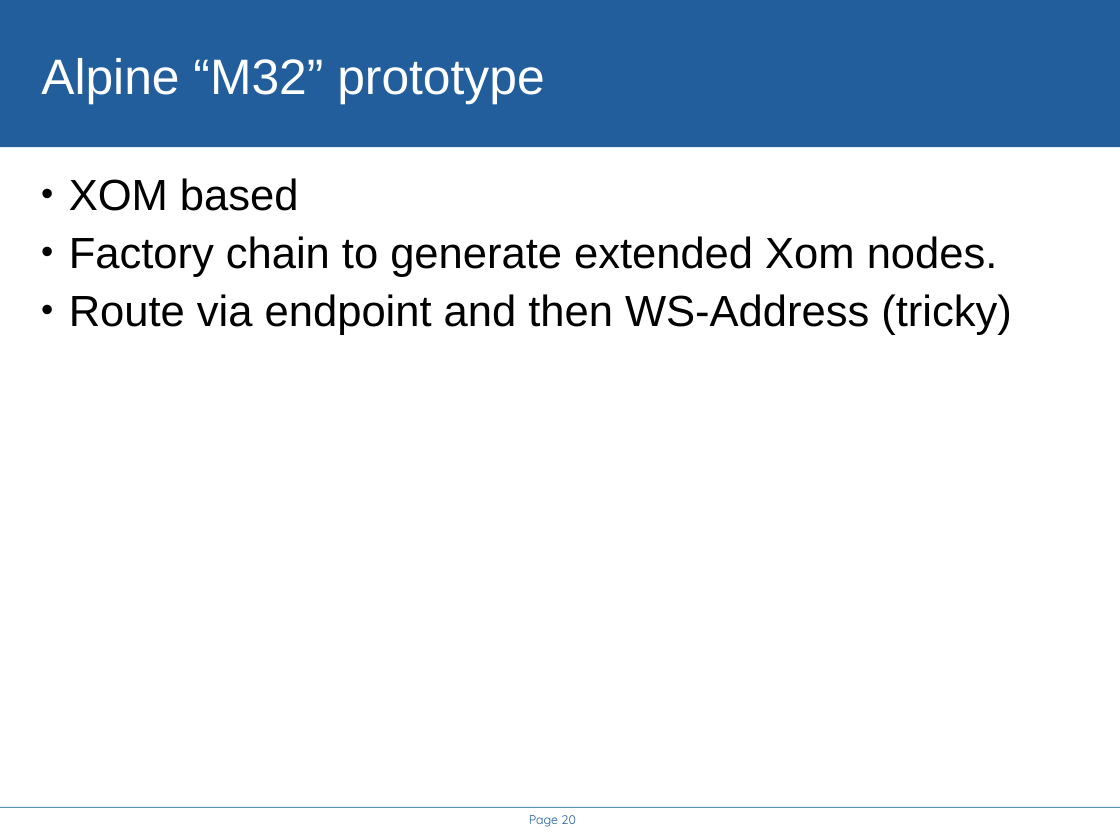
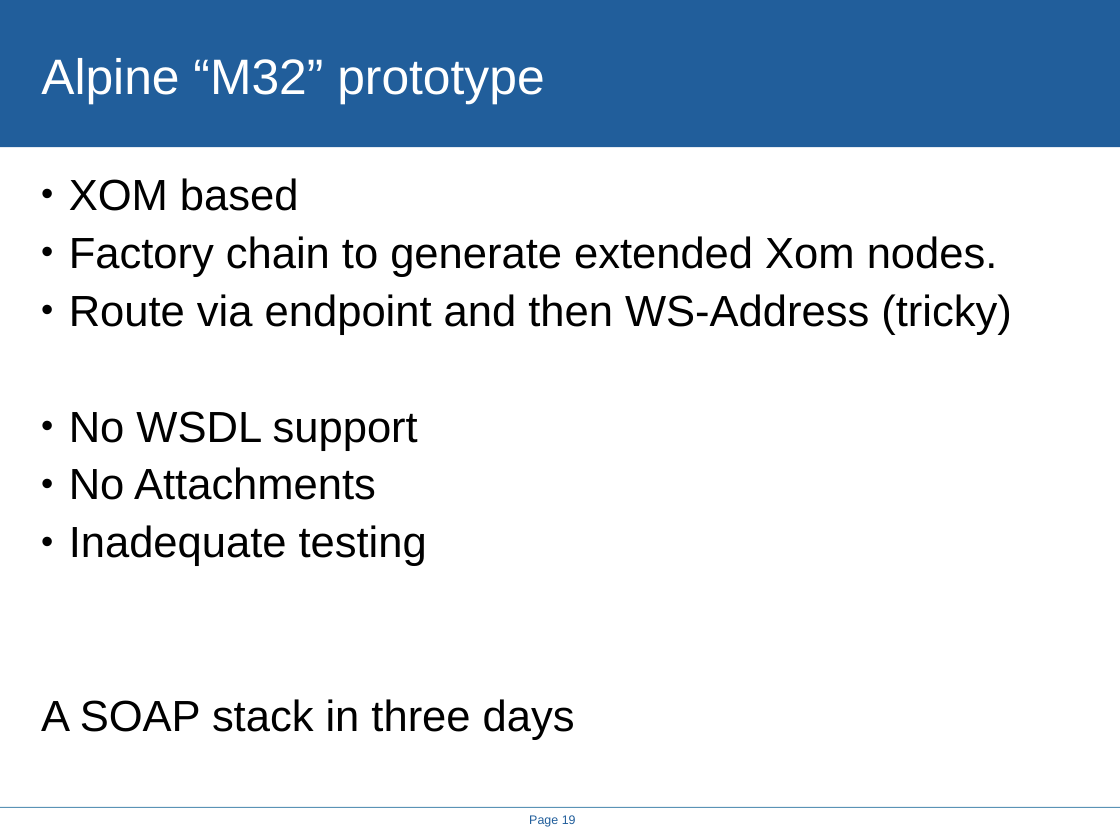
Before and after one commit to rhusar/smartfrog, a slide deck: slide 19 of projects/alpine/doc/icws2005/rethinking_the_java_SOAP_stack.ppt (slide 20 before the commit). Drawn at 1120x840 pixels with LibreOffice and Linux fonts; fonts in the diff are those of the drawing; background and template pictures are left out. Boxes give left, top, right and bottom in pixels: in the first picture for what was removed or moved away, otherwise in the second. Text is boxed around its words. In the diff, an @@ line names an element or a change of style, - is before the commit and + after.

```diff
--- a/projects/alpine/doc/icws2005/rethinking_the_java_SOAP_stack.ppt
+++ b/projects/alpine/doc/icws2005/rethinking_the_java_SOAP_stack.ppt
@@ text at [41, 411, 575, 740]: paragraphs added @@
+• No WSDL support
+• No Attachments
+• Inadequate testing
+A SOAP stack in three days
@@ page number at [529, 815, 576, 827]: text changed; font Quicksand to Arial @@
-Page 20
+Page 19
```
Also in this commit, not shown: 14 other slides changed, 4 slides added, 4 slides removed, 8 other files.
